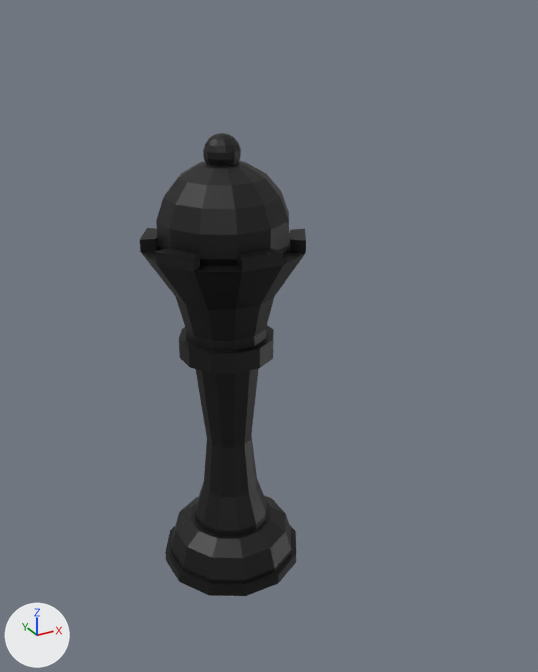
The glTF model models/pike_black.glb: old version first, new version second.
Rendered twice from a 50 mm lens placed at (-0.25, -0.531, 0.487), pointed at (0.032, -0.019, 0.23). Arrows for +X, +Y and +Z are at lower left; the lights stay in place. Where no turn or scale is listed for an object, it has been applied to the vertices.

Names of what the first picture shows: 'node_MeshObject-54216640-PolyPaper23'.
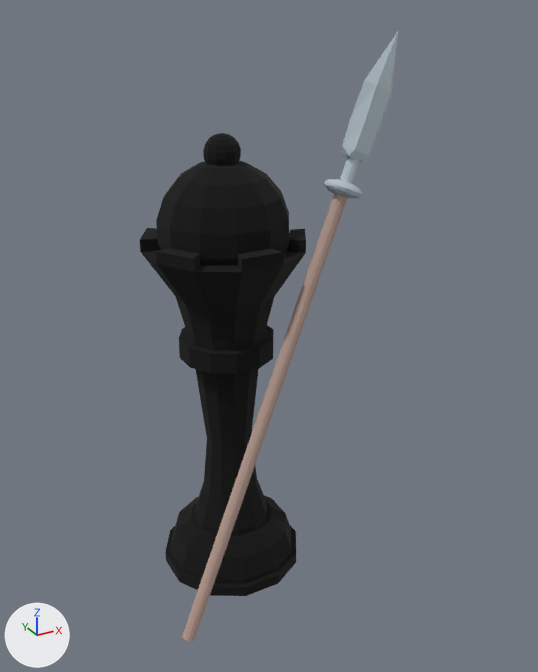
The change, as a diff of the scene's bpy script:
```diff
--- a/models/pike_black.glb.py
+++ b/models/pike_black.glb.py
@@ mat_material @@
+mat_material = bpy.data.materials.new('Material')
+# nodes: BsdfPrincipled, Mix, OutputMaterial, VertexColor
+# colours: purple #6200d1
@@ mat_mat16 @@
+mat_mat16 = principled_material('mat16')
+mat_mat16.base_color = (0.47, 0.56, 0.61)  # light grey #b6c5cd
+mat_mat16.roughness = 1.0
@@ mat_mat20_002 @@
+mat_mat20_002 = principled_material('mat20.002')
+mat_mat20_002.base_color = (0.47, 0.33, 0.28)  # beige #b69b90
+mat_mat20_002.roughness = 1.0
@@ me_mesh_m0_polypaper23__329406 @@
 me_mesh_m0_polypaper23__329406.from_pydata(...)  # 460 vertices, 892 faces; spans x 0.556..0.688, y -0.494..-0.362, z 0.33..0.73
-me_mesh_m0_polypaper23__329406.materials.append(mat_defaultmaterial)
+me_mesh_m0_polypaper23__329406.materials.append(mat_material)
@@ me_mesh910683261 @@
+me_mesh910683261.from_pydata(...)  # 98 vertices, 192 faces; spans x -0.0037..0.0254, y -0.0135..0.0167, z 0.0175..0.0339
+me_mesh910683261.materials.append(mat_mat16)  # light grey #b6c5cd
@@ me_mesh893075455 @@
+me_mesh893075455.from_pydata(...)  # 24 vertices, 44 faces; spans x -0.15..0.016, y -0.027..0.008, z -0.336..0.027
+me_mesh893075455.materials.append(mat_mat20_002)  # beige #b69b90
@@ me_mesh572283259 @@
+me_mesh572283259.from_pydata(...)  # 24 vertices, 44 faces; spans x 0.006..0.0251, y -0.0033..0.0079, z 0.0227..0.0493
+me_mesh572283259.materials.append(mat_mat16)  # light grey #b6c5cd
@@ me_mesh2055073732 @@
+me_mesh2055073732.from_pydata(...)  # 37 vertices, 70 faces; spans x 0.0098..0.0602, y -0.0041..0.0124, z 0.0439..0.1376
+me_mesh2055073732.materials.append(mat_mat16)  # light grey #b6c5cd
@@ ob_mesh910683261 @@
+ob_mesh910683261 = bpy.data.objects.new('mesh910683261', me_mesh910683261)
+ob_mesh910683261.location = (0.064, -0.06, 0.334)
@@ ob_mesh893075455 @@
+ob_mesh893075455 = bpy.data.objects.new('mesh893075455', me_mesh893075455)
+ob_mesh893075455.location = (0.064, -0.06, 0.334)
@@ ob_mesh572283259 @@
+ob_mesh572283259 = bpy.data.objects.new('mesh572283259', me_mesh572283259)
+ob_mesh572283259.location = (0.064, -0.06, 0.334)
@@ ob_mesh2055073732 @@
+ob_mesh2055073732 = bpy.data.objects.new('mesh2055073732', me_mesh2055073732)
+ob_mesh2055073732.location = (0.064, -0.06, 0.334)
```

Boxes [x1, y1, x2, y2] around the edits, measured in the pictures (538 x 672 px):
'node_MeshObject-54216640-PolyPaper23', recoloured
    both: [140, 133, 306, 596]
'mesh893075455', added (beige)
    after: [182, 194, 347, 642]
'mesh2055073732', added
    after: [341, 32, 398, 163]
'mesh910683261', added
    after: [324, 179, 363, 199]
'mesh572283259', added
    after: [340, 157, 360, 184]
